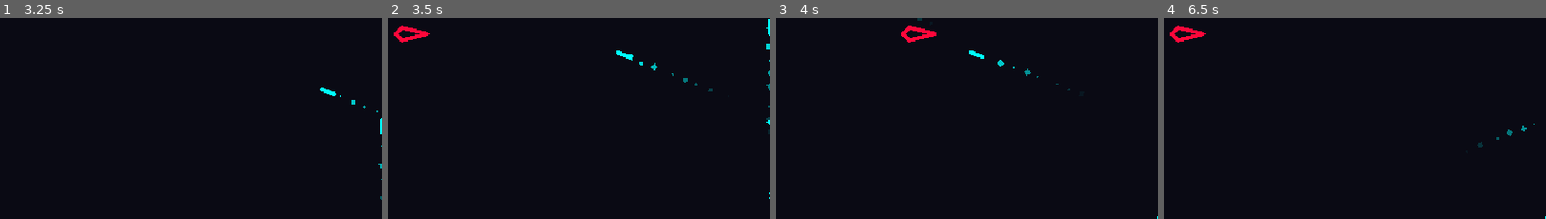
Above: before the commit, frames 1-4 (left to right).
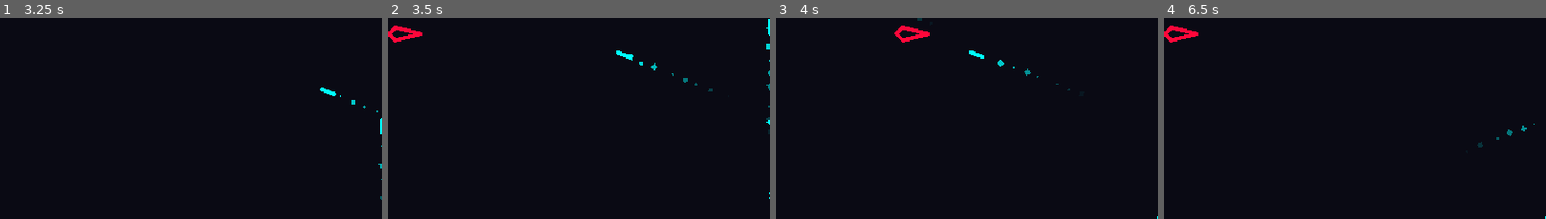
Above: after the commit, the same moments.

Repository: Paraldos/retro-stars
Game: Godot game, scene res://strato_defense/strato_defense.tscn
Same seed, same stepped clock (60 frames per second), same inputs: the game is played once before the commit and once after it.
Inputs:
- Up to frame 1 (3.25 s): tap Enter at 0.5 s; hold D (right) 0.53-1.28 s; hold A (left) 1.28-2.03 s; hold D (right) 2.03-2.78 s; hold Up (up) from 2.78 s (still down)
- Up to frame 2 (3.5 s): keep holding Up (up)
- Up to frame 3 (4 s): release Up (up) at 3.53 s; hold A (left) from 3.53 s (still down)
- Up to frame 4 (6.5 s): release A (left) at 5.78 s; hold D (right) from 5.78 s (still down)
The pictures show only the part of the screen within x 0-50%, y 9-59%; the shares and areas given below are measured in that part.

Frame 1 is identical in both runs. In frame 2, 0.4% of the frame differs, in the area x 0-11%, y 3-13%; in frame 3, 0.4%, in the area x 31-42%, y 3-13%; in frame 4, 0.4%.

Commit message:
refactored enemy

Diff:
--- a/strato_defense/enemies/enemy_template.tscn
+++ b/strato_defense/enemies/enemy_template.tscn
@@ -6,13 +6,14 @@
 size = Vector2(16, 16)
 
 [sub_resource type="RectangleShape2D" id="RectangleShape2D_vlw50"]
-size = Vector2(42, 16)
+size = Vector2(46, 20)
 
 [node name="EnemyTemplate" type="CharacterBody2D"]
 modulate = Color(1, 0.027451, 0.227451, 1)
 script = ExtResource("1_gqb1k")
 
 [node name="Line2D" type="Line2D" parent="."]
+position = Vector2(-8, 0)
 points = PackedVector2Array(32, 0, 0, -8, -8, 0, 0, 8)
 closed = true
 width = 5.0
@@ -31,7 +32,7 @@
 collision_mask = 8
 
 [node name="CollisionShape2D" type="CollisionShape2D" parent="Hitbox"]
-position = Vector2(11, 0)
+position = Vector2(4, 0)
 shape = SubResource("RectangleShape2D_vlw50")
 
 [connection signal="area_entered" from="BorderDetector" to="." method="_on_area_2d_area_entered"]
